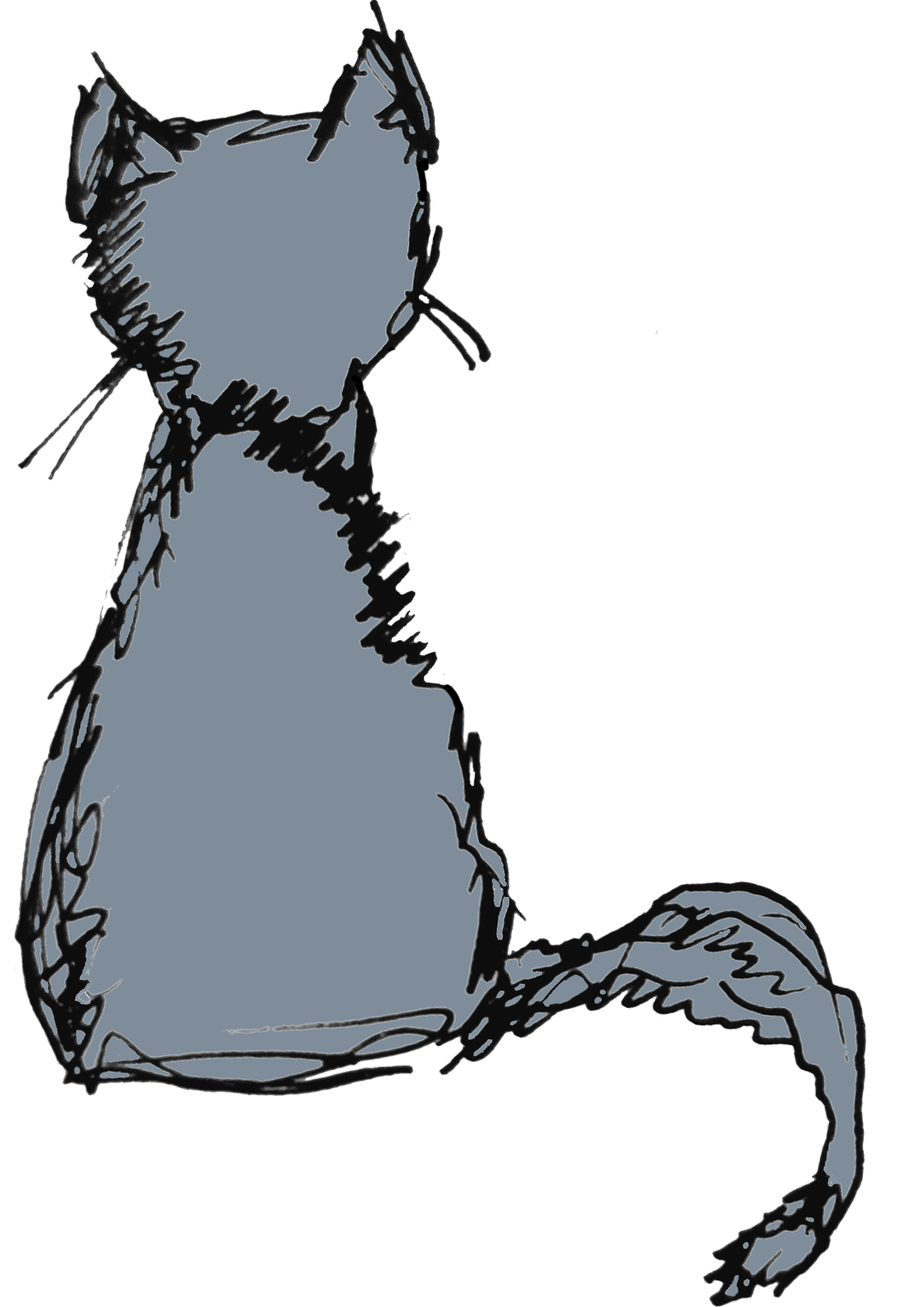
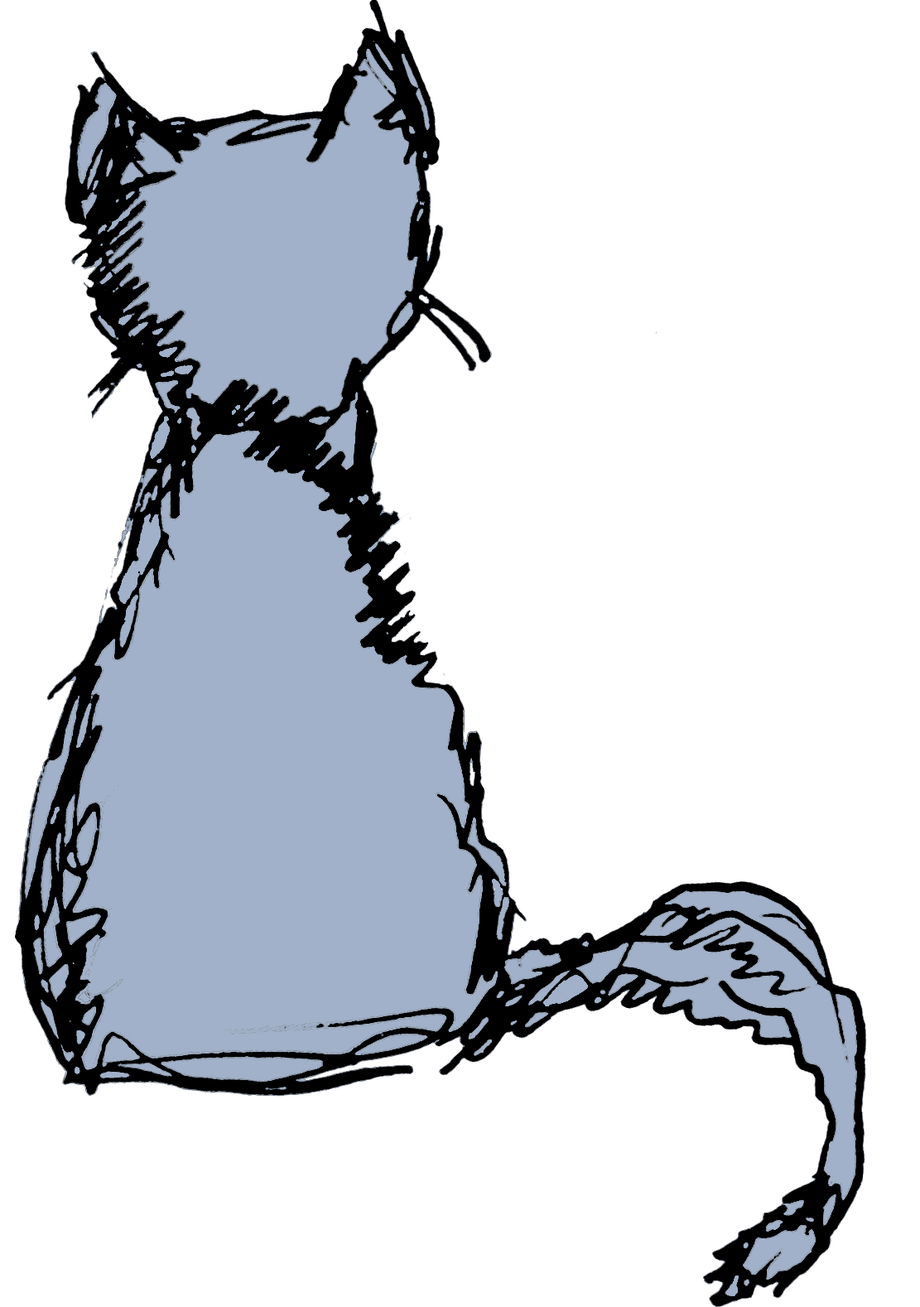
Layers edited between the first and the second 920px x 1307px image:
removed layer "Слой 0" over 13, 0, 868, 1307
added layer "Яркость/Контрастность 1" above "Слой 2" over 14, 0, 868, 1307
added layer "Слой 2" over 15, 0, 868, 1307
